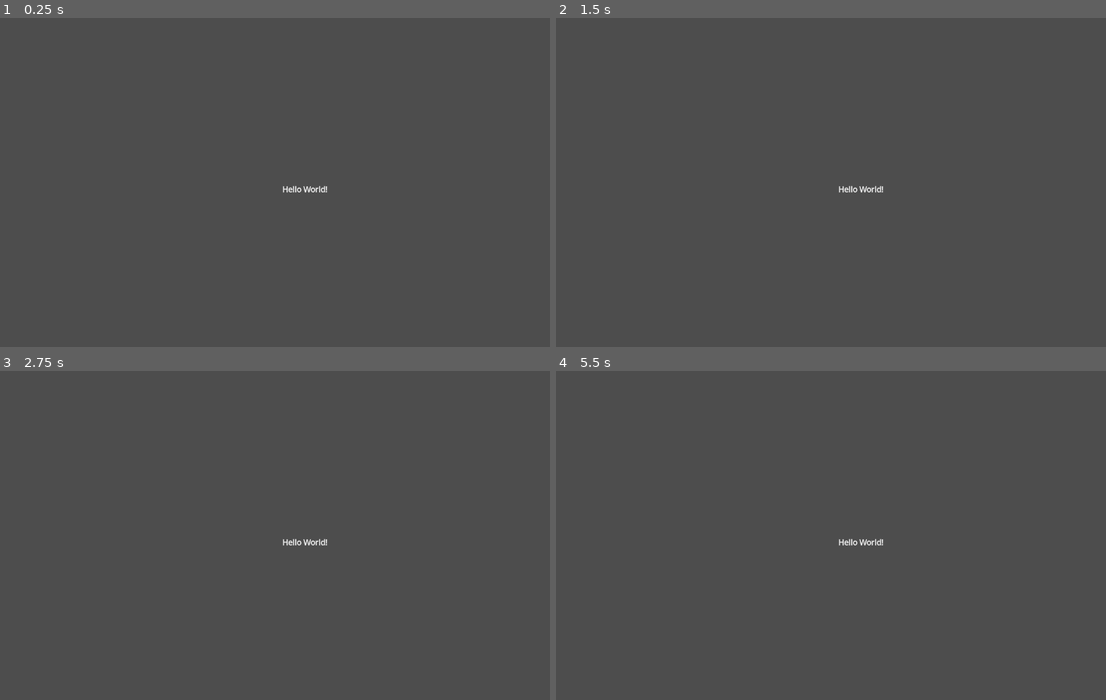
Above: before the commit, frames 1-4 (two rows, left to right).
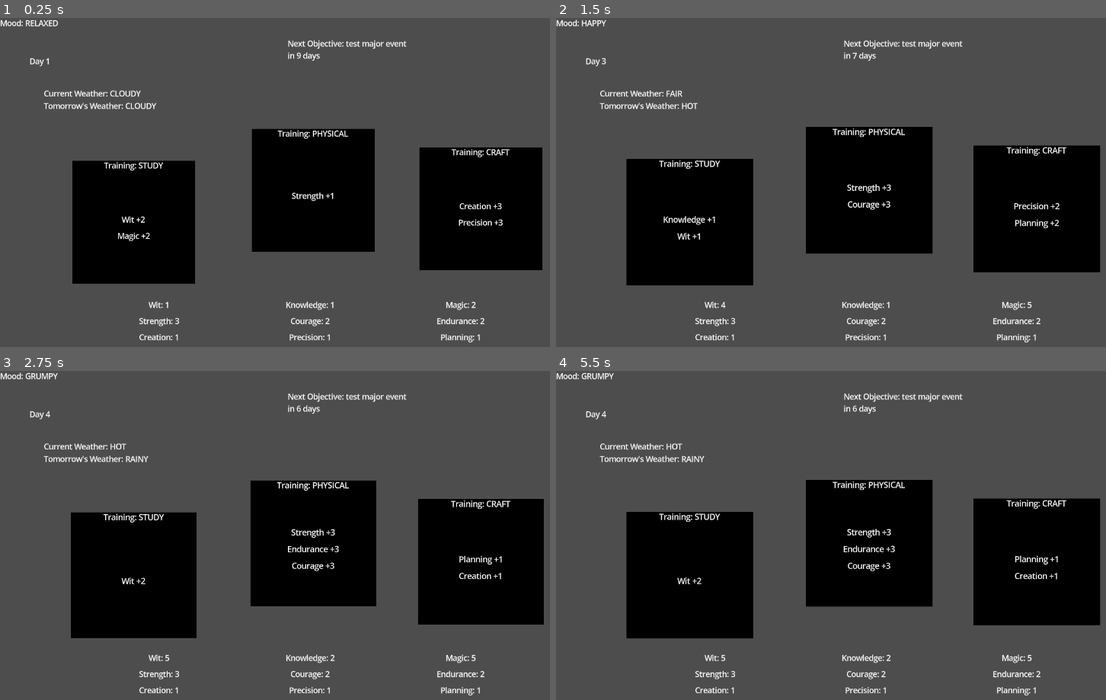
Above: after the commit, the same moments.

Repository: SamBumgardner/ld-58-game
Game: Godot game, scene res://gameplay/gameplay.tscn
Same seed, same stepped clock (60 frames per second), same inputs: the game is played once before the commit and once after it. Before the commit the project starts from res://main.tscn.
Inputs (mouse positions are in pixels of both pictures, inside the frame that each line leads up to):
- Up to frame 1 (0.25 s): no input
- Up to frame 2 (1.5 s): click (688, 221) at 0.52 s; click (688, 221) at 1.27 s
- Up to frame 3 (2.75 s): click (132, 574) at 2.02 s
- Up to frame 4 (5.5 s): no input

The runs differ from the first frame. In frame 1, 26% of the frame differs, in the area x 0-99%, y 0-99%; in frame 2, 28%; in frame 3, 27%; in frame 4, 28%.

Commit message:
Fix: change default scene to gameplay so it shows on itch

Diff:
--- a/game/project.godot
+++ b/game/project.godot
@@ -11,7 +11,7 @@
 [application]
 
 config/name="LD 58"
-run/main_scene="uid://drojibtkis68v"
+run/main_scene="uid://dpxe6jiswo1v2"
 config/features=PackedStringArray("4.5", "GL Compatibility")
 config/icon="res://icon.svg"
 
